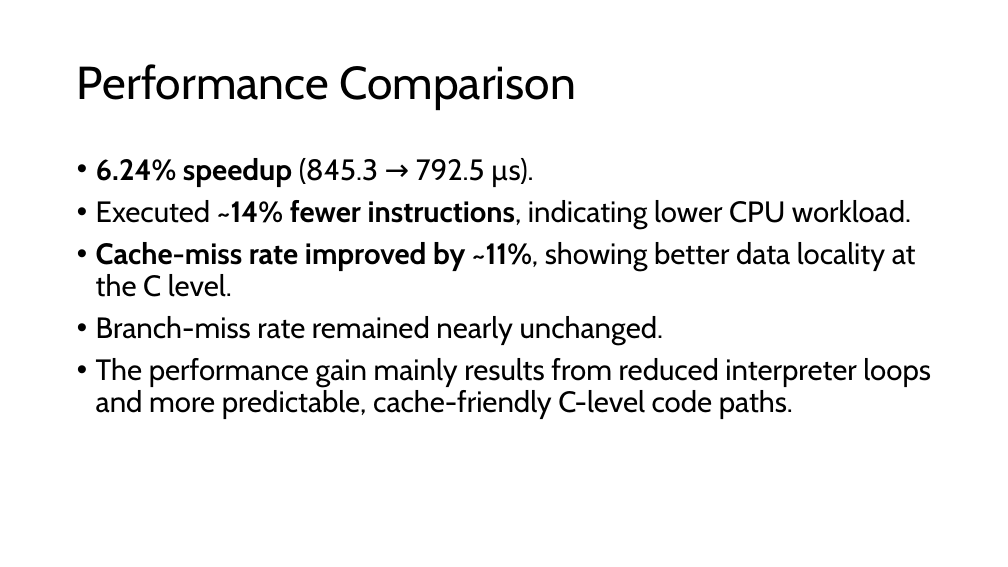
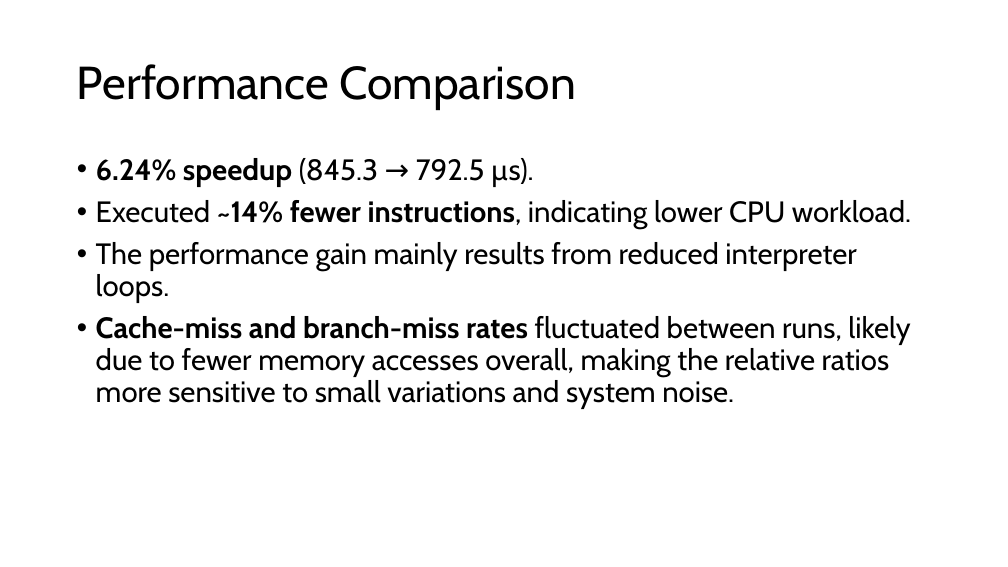
Before and after one commit to Dorknafo7/HW-SW-Co-Design-Project, a slide deck: slide 16 of project_presentation.pptx. Drawn at 1008x567 pixels with LibreOffice and Linux fonts; fonts in the diff are those of the drawing. Boxes give left, top, right and bottom in pixels: in the first picture for what was removed or moved away, otherwise in the second. Text is boxed around its words. In the diff, an @@ line names an element or a change of style, - is before the commit and + after.

```diff
--- a/project_presentation.pptx
+++ b/project_presentation.pptx
@@ text at bbox=[96, 242, 910, 409]: text changed @@
-• Cache-miss rate improved by ~11%, showing better data locality at the C level.
-• Branch-miss rate remained nearly unchanged.
-• The performance gain mainly results from reduced interpreter loops and more predictable, cache-friendly C-level code paths.
+• The performance gain mainly results from reduced interpreter loops.
+• Cache-miss and branch-miss rates fluctuated between runs, likely due to fewer memory accesses overall, making the relative ratios more sensitive to small variations and system noise.
```
Also in this commit, not shown: 1 slide added, 1 slide removed, 2 other files.
